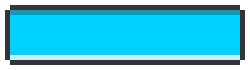
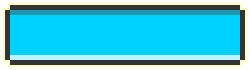
The second (250, 70) image is a revision of the first. Changes to its layers:
pixels changed over [3, 3, 247, 67] (layer not identified)
